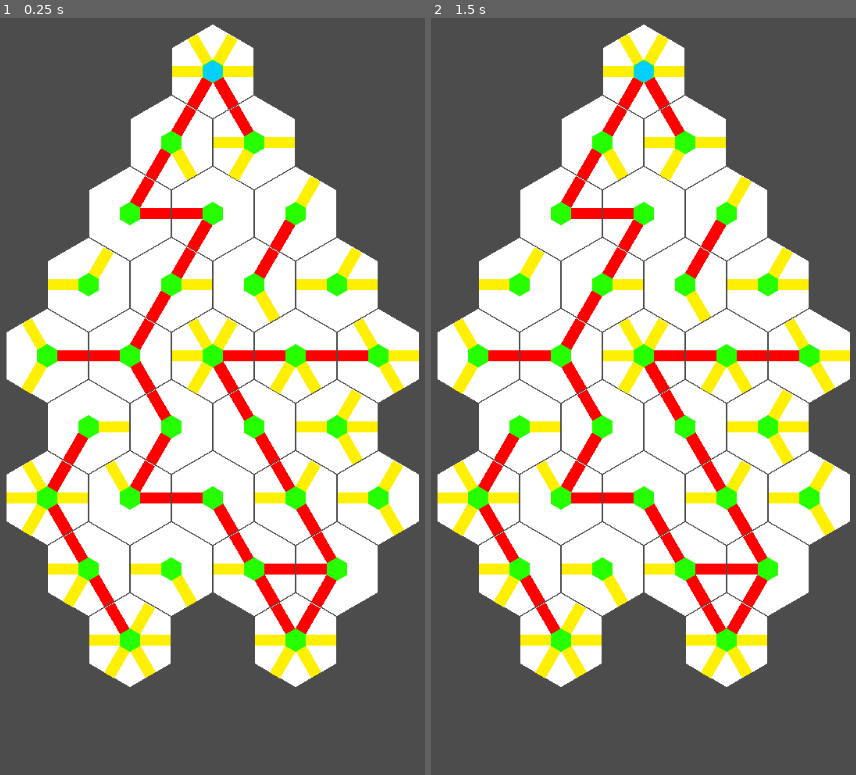
Above: before the commit, frames 1-2 (left to right).
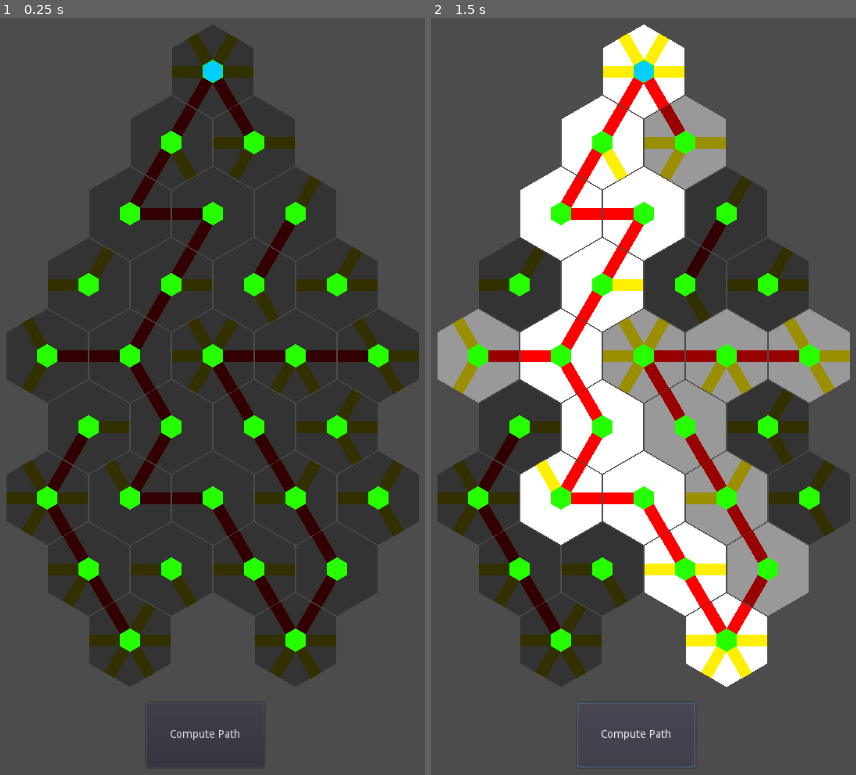
Above: after the commit, the same moments.

Repository: ollie-d/soul_weaver_LD53
Game: Godot game, scene res://Scenes/Levels/BaseLevel.tscn
Two runs of this game, one before a commit and one after it. Both use one fixed random seed, a clock stepped at 60 frames per second and the inputs below.
Inputs (mouse positions are in pixels of both pictures, inside the frame that each line leads up to):
- Up to frame 1 (0.25 s): no input
- Up to frame 2 (1.5 s): click (635, 737) at 0.5 s, where only the run after the commit has a clickable "Compute Path"; click (635, 737) at 1.25 s, where only the run after the commit has a clickable "Compute Path"

The runs differ from the first frame. In frame 1, 51% of the frame differs, in the area x 1-99%, y 0-96%; in frame 2, 33%.

Commit message:
AStar Added
AStar has been added. It seems to bug out at the very end of the path, not quite sure why that is.

Diff:
--- /dev/null
+++ b/Godot/Scenes/Globals/global_astar.gd
@@ -0,0 +1,14 @@
+extends Node
+
+
+onready var astar = AStar2D.new()
+var astar_dict = {}
+
+# Called when the node enters the scene tree for the first time.
+func _ready():
+	pass
+
+
+# Called every frame. 'delta' is the elapsed time since the previous frame.
+#func _process(delta):
+#	pass
--- a/Godot/Scenes/Levels/BaseLevel.tscn
+++ b/Godot/Scenes/Levels/BaseLevel.tscn
@@ -12,17 +12,22 @@
 
 [node name="Start" parent="Board" instance=ExtResource( 2 )]
 position = Vector2( 513, 117 )
+tile_type = "Start"
 
 [node name="R1_00" parent="Board" instance=ExtResource( 2 )]
 position = Vector2( 460, 208 )
 path_90 = false
 path_270 = false
 path_330 = false
+tile_type = "Neutral"
+layer = 1
 
 [node name="R1_01" parent="Board" instance=ExtResource( 2 )]
 position = Vector2( 566, 208 )
 path_30 = false
 path_150 = false
+tile_type = "Neutral"
+layer = 1
 
 [node name="R2_00" parent="Board" instance=ExtResource( 2 )]
 position = Vector2( 407, 299 )
@@ -30,6 +35,8 @@
 path_210 = false
 path_270 = false
 path_330 = false
+tile_type = "Neutral"
+layer = 2
 
 [node name="R2_01" parent="Board" instance=ExtResource( 2 )]
 position = Vector2( 513, 299 )
@@ -37,6 +44,9 @@
 path_90 = false
 path_150 = false
 path_330 = false
+tile_type = "Neutral"
+layer = 2
+astar_weight = 0.95
 
 [node name="R2_02" parent="Board" instance=ExtResource( 2 )]
 position = Vector2( 619, 299 )
@@ -44,6 +54,8 @@
 path_150 = false
 path_270 = false
 path_330 = false
+tile_type = "Neutral"
+layer = 2
 
 [node name="R3_00" parent="Board" instance=ExtResource( 2 )]
 position = Vector2( 354, 390 )
@@ -51,12 +63,17 @@
 path_150 = false
 path_210 = false
 path_330 = false
+tile_type = "Neutral"
+layer = 3
 
 [node name="R3_01" parent="Board" instance=ExtResource( 2 )]
 position = Vector2( 460, 390 )
 path_150 = false
 path_270 = false
 path_330 = false
+tile_type = "Neutral"
+layer = 3
+astar_weight = 0.95
 
 [node name="R3_02" parent="Board" instance=ExtResource( 2 )]
 position = Vector2( 566, 390 )
@@ -64,37 +81,55 @@
 path_210 = false
 path_270 = false
 path_330 = false
+tile_type = "Neutral"
+layer = 3
+astar_weight = 0.95
 
 [node name="R3_03" parent="Board" instance=ExtResource( 2 )]
 position = Vector2( 672, 390 )
 path_150 = false
 path_210 = false
 path_330 = false
+tile_type = "Neutral"
+layer = 3
 
 [node name="R4_00" parent="Board" instance=ExtResource( 2 )]
 position = Vector2( 301, 481 )
 path_30 = false
 path_150 = false
 path_270 = false
+tile_type = "Neutral"
+layer = 4
 
 [node name="R4_01" parent="Board" instance=ExtResource( 2 )]
 position = Vector2( 407, 481 )
 path_90 = false
 path_210 = false
 path_330 = false
+tile_type = "Neutral"
+layer = 4
+astar_weight = 0.99
 
 [node name="R4_02" parent="Board" instance=ExtResource( 2 )]
 position = Vector2( 513, 481 )
+tile_type = "Neutral"
+layer = 4
+astar_weight = 0.95
 
 [node name="R4_03" parent="Board" instance=ExtResource( 2 )]
 position = Vector2( 619, 481 )
 path_30 = false
 path_330 = false
+tile_type = "Neutral"
+layer = 4
+astar_weight = 0.99
 
 [node name="R4_04" parent="Board" instance=ExtResource( 2 )]
 position = Vector2( 725, 481 )
 path_30 = false
 path_210 = false
+tile_type = "Neutral"
+layer = 4
 
 [node name="R5_00" parent="Board" instance=ExtResource( 2 )]
 position = Vector2( 354, 572 )
@@ -102,6 +137,8 @@
 path_150 = false
 path_270 = false
 path_330 = false
+tile_type = "Neutral"
+layer = 5
 
 [node name="R5_01" parent="Board" instance=ExtResource( 2 )]
 position = Vector2( 460, 572 )
@@ -109,6 +146,9 @@
 path_90 = false
 path_150 = false
 path_270 = false
+tile_type = "Neutral"
+layer = 5
+astar_weight = 0.95
 
 [node name="R5_02" parent="Board" instance=ExtResource( 2 )]
 position = Vector2( 566, 572 )
@@ -116,20 +156,30 @@
 path_90 = false
 path_210 = false
 path_270 = false
+tile_type = "Neutral"
+layer = 5
+astar_weight = 0.95
 
 [node name="R5_03" parent="Board" instance=ExtResource( 2 )]
 position = Vector2( 672, 572 )
 path_210 = false
 path_330 = false
+tile_type = "Neutral"
+layer = 5
 
 [node name="R6_00" parent="Board" instance=ExtResource( 2 )]
 position = Vector2( 301, 663 )
+tile_type = "Neutral"
+layer = 6
 
 [node name="R6_01" parent="Board" instance=ExtResource( 2 )]
 position = Vector2( 407, 663 )
 path_150 = false
 path_210 = false
 path_270 = false
+tile_type = "Neutral"
+layer = 6
+astar_weight = 0.99
 
 [node name="R6_02" parent="Board" instance=ExtResource( 2 )]
 position = Vector2( 513, 663 )
@@ -137,22 +187,32 @@
 path_90 = false
 path_210 = false
 path_330 = false
+tile_type = "Neutral"
+layer = 6
+astar_weight = 0.95
 
 [node name="R6_03" parent="Board" instance=ExtResource( 2 )]
 position = Vector2( 619, 663 )
 path_90 = false
 path_210 = false
+tile_type = "Neutral"
+layer = 6
+astar_weight = 0.99
 
 [node name="R6_04" parent="Board" instance=ExtResource( 2 )]
 position = Vector2( 725, 663 )
 path_90 = false
 path_210 = false
 path_330 = false
+tile_type = "Neutral"
+layer = 6
 
 [node name="R7_00" parent="Board" instance=ExtResource( 2 )]
 position = Vector2( 354, 754 )
 path_30 = false
 path_90 = false
+tile_type = "Neutral"
+layer = 7
 
 [node name="R7_01" parent="Board" instance=ExtResource( 2 )]
 position = Vector2( 460, 754 )
@@ -160,24 +220,48 @@
 path_90 = false
 path_210 = false
 path_330 = false
+tile_type = "Neutral"
+layer = 7
+astar_weight = 0.95
 
 [node name="R7_02" parent="Board" instance=ExtResource( 2 )]
 position = Vector2( 566, 754 )
 path_30 = false
 path_210 = false
+tile_type = "Neutral"
+layer = 7
+astar_weight = 0.95
 
 [node name="R7_03" parent="Board" instance=ExtResource( 2 )]
 position = Vector2( 672, 754 )
 path_30 = false
 path_90 = false
 path_150 = false
+path_270 = false
+tile_type = "Neutral"
+layer = 7
 
 [node name="Enemy_Win" parent="Board" instance=ExtResource( 2 )]
 position = Vector2( 407, 845 )
+tile_type = "Enemy_End"
+layer = 8
+astar_weight = 0.0
 
 [node name="Player_Win" parent="Board" instance=ExtResource( 2 )]
 position = Vector2( 619, 845 )
+tile_type = "Player_End"
+layer = 8
+astar_weight = 0.0
 
 [node name="Soul" parent="Board" instance=ExtResource( 4 )]
 position = Vector2( 513, 117 )
 scale = Vector2( 0.4, 0.4 )
+
+[node name="Button" type="Button" parent="Board"]
+margin_left = 428.0
+margin_top = 925.0
+margin_right = 579.0
+margin_bottom = 1008.0
+text = "Compute Path"
+
+[connection signal="pressed" from="Board/Button" to="Board" method="_on_Button_pressed"]
--- /dev/null
+++ b/Godot/Scenes/Path.gd
@@ -0,0 +1,43 @@
+extends Node2D
+
+var state = "unconnected"
+var connected_color = Color(1, 0, 0)
+var unconnected_color = Color(1, 1, 1)
+var optimal_color = Color(1, 0, 1)
+
+var parent_hex_on := false
+
+signal turn_on
+
+# Called when the node enters the scene tree for the first time.
+func _ready():
+	state = "unconnected"
+
+
+# Called every frame. 'delta' is the elapsed time since the previous frame.
+func _physics_process(delta):
+	if state == "unconnected":
+		$Path.modulate = unconnected_color
+	elif state == "connected":
+		$Path.modulate = connected_color
+	elif state == "optimal":
+		$Path.modulate = optimal_color
+
+
+func propagate():
+	# Turn connected tiles on
+	parent_hex_on = true
+	for area in $Path/Area.get_overlapping_areas():
+		if "Path" in area.get_parent().get_name():
+			var path = area.get_parent().get_parent()
+			if not path.parent_hex_on:
+				var hex = path.get_parent()
+				# Connect hexes using AStar
+				var name0 = self.get_parent().get_parent().tile_name
+				var name1 = hex.get_parent().tile_name
+				global_astar.astar.connect_points(global_astar.astar_dict[name0],
+												  global_astar.astar_dict[name1], false)
+
+				for path_ in hex.get_children():
+					path_.propagate()
+	emit_signal("turn_on")
--- /dev/null
+++ b/Godot/Scenes/Path.tscn
@@ -0,0 +1,22 @@
+[gd_scene load_steps=3 format=2]
+
+[ext_resource path="res://Scenes/Path.gd" type="Script" id=1]
+
+[sub_resource type="CapsuleShape2D" id=1]
+radius = 6.4282
+height = 9.80384
+
+[node name="Path" type="Node2D"]
+script = ExtResource( 1 )
+
+[node name="Path" type="ColorRect" parent="."]
+margin_left = -8.0
+margin_top = -47.0
+margin_right = 7.0
+color = Color( 1, 0.937255, 0.00784314, 1 )
+
+[node name="Area" type="Area2D" parent="Path"]
+
+[node name="Collision" type="CollisionShape2D" parent="Path/Area"]
+position = Vector2( 7.9282, -2.26795 )
+shape = SubResource( 1 )
--- a/Godot/Scenes/PathFinder.gd
+++ b/Godot/Scenes/PathFinder.gd
@@ -14,7 +14,6 @@
 # var a = 2
 # var b = "text"
 
-
 # Called when the node enters the scene tree for the first time.
 func _ready():
 	$Soul.position = $Start.position
@@ -26,3 +25,46 @@
 
 func _physics_process(delta):
 	pass
+
+
+func _on_Button_pressed():
+	global_astar.astar = AStar2D.new()
+	global_astar.astar_dict = {}
+	# Turn off all hexes first and add points to astar
+	var i := 0
+	for child in self.get_children():
+		var id = child.get_name()
+		if ("_" in id) or ("Start" in id):
+			child.turn_off()
+			child.optimal_tile = false
+			global_astar.astar.add_point(i, child.position, child.astar_weight)
+			global_astar.astar_dict[id] = i # map id to name in a dict
+			child.tile_name = id # set tile name for connecting
+			i += 1
+
+	# Find tile where the soul is and highlihg it
+	var curr_tile = $Soul/Area.get_overlapping_areas()[0].get_parent().get_parent()
+	curr_tile.is_tile_on = true
+	#curr_tile.modulate = Color(0.5, 0.3, 0.1)
+
+	# Determine which tiles are "on" versus "off" by checking path connections
+	# Note that global_astar is used to add and connect points here
+	for path in curr_tile.get_child(0).get_children():
+		if path.state == "connected":
+			path.propagate()
+
+	# Get best AStar path
+	var _path = global_astar.astar.get_id_path(global_astar.astar_dict[curr_tile.tile_name], global_astar.astar_dict["Player_Win"])
+
+	# Store tile names in a path list
+	var path = []
+	for _i in _path:
+		path.append(_i)
+
+	for item in global_astar.astar_dict.keys():
+		if global_astar.astar_dict[item] in path:
+			print(item)
+			print(global_astar.astar.get_point_weight_scale(global_astar.astar_dict[item]))
+			self.get_node(item).optimal_tile = true
+
+	pass # Replace with function body.
--- a/Godot/Scenes/Tile.gd
+++ b/Godot/Scenes/Tile.gd
@@ -8,25 +8,53 @@
 export var path_270 := true setget disable_enable_270
 export var path_330 := true setget disable_enable_330
 
+export(String, "Neutral", "Player", "Enemy", "Start", "Enemy_End", "Player_End") var tile_type = "Neutral" setget change_tile_type
 
-# Declare member variables here. Examples:
-# var a = 2
-# var b = "text"
+export(int, "0", "1", "2", "3", "4", "5", "6", "7", "8") var layer = 0 setget change_layer
 
+export var astar_weight := 1.0 setget set_astar_weight
+
+var is_connected := false # if any paths connect to hexes this is set to true
+var is_tile_on := false
+var tile_name = ""
+var optimal_tile := false
 
 # Called when the node enters the scene tree for the first time.
 func _ready():
-	pass # Replace with function body.
+	pass
+
+
+func set_astar_weight(weight):
+	astar_weight = weight
+
+
+func change_layer(layer_):
+	layer = layer_
+
+
+func change_tile_type(type):
+	tile_type = type
 
 
 # Called every frame. 'delta' is the elapsed time since the previous frame.
-func _physics_process(delta):
+func _physics_process(delt1a):
+	if optimal_tile:
+		$Hex.modulate = Color(1, 1, 1)
+	else:
+		if is_tile_on:
+			$Hex.modulate = Color(0.6, 0.6, 0.6)
+		else:
+			$Hex.modulate = Color(0.2, 0.2, 0.2)
 	for path in $Hex.get_children():
-		for area in path.get_child(0).get_overlapping_areas():
+		for area in path.get_child(0).get_child(0).get_overlapping_areas():
 			if "Path" in str(area.get_parent()):
-				path.modulate = Color(1, 0, 0)
+				is_connected = true
+				if path.state != "optimal":
+					path.state = "connected"
 			else:
-				path.modulate = Color(1, 1, 1)
+				path.state = "unconnected"
+				is_connected = false
+
 
 func disable_enable(angle, b):
 	var path = ("Hex/Path_%s")
@@ -37,7 +65,7 @@
 		node.set_process(true)
 		node.set_physics_process(true)
 		node.set_process_input(true)
-		node.get_child(0).get_child(0).disabled = false
+		node.get_child(0).get_child(0).get_child(0).disabled = false
 		node.get_child(0).set_process(true)
 		node.get_child(0).set_physics_process(true)
 		node.get_child(0).set_process_input(true)
@@ -46,7 +74,7 @@
 		node.set_process(false)
 		node.set_physics_process(false)
 		node.set_process_input(false)
-		node.get_child(0).get_child(0).disabled = true
+		node.get_child(0).get_child(0).get_child(0).disabled = true
 		node.get_child(0).set_process(false)
 		node.get_child(0).set_physics_process(false)
 		node.get_child(0).set_process_input(false)
@@ -75,3 +103,15 @@
 func disable_enable_330(b):
 	path_330 = b
 	disable_enable(330, b)
+
+
+func turn_on():
+	is_tile_on = true
+	for child in $Hex.get_children():
+		child.parent_hex_on = true
+
+
+func turn_off():
+	is_tile_on = false
+	for child in $Hex.get_children():
+		child.parent_hex_on = false
--- a/Godot/Scenes/Tile.tscn
+++ b/Godot/Scenes/Tile.tscn
@@ -2,103 +2,42 @@
 
 [ext_resource path="res://Assets/Sprites/base_hex.png" type="Texture" id=1]
 [ext_resource path="res://Scenes/Tile.gd" type="Script" id=2]
-
-[sub_resource type="CapsuleShape2D" id=1]
-radius = 6.4282
-height = 9.80384
+[ext_resource path="res://Scenes/Path.tscn" type="PackedScene" id=3]
 
 [sub_resource type="CircleShape2D" id=2]
 radius = 77.2714
 
 [node name="Tile" type="Node2D"]
 script = ExtResource( 2 )
+tile_type = ""
 
 [node name="Hex" type="Sprite" parent="."]
+modulate = Color( 0.2, 0.2, 0.2, 1 )
 texture = ExtResource( 1 )
 
-[node name="Path_30" type="ColorRect" parent="Hex"]
-margin_left = 19.0
-margin_top = -48.0
-margin_right = 34.0
-margin_bottom = -1.0
-rect_rotation = 30.0
-color = Color( 1, 0.937255, 0.00784314, 1 )
+[node name="Path_30" parent="Hex" instance=ExtResource( 3 )]
+position = Vector2( 3, -4 )
+rotation = 0.523599
 
-[node name="Area" type="Area2D" parent="Hex/Path_30"]
+[node name="Path_90" parent="Hex" instance=ExtResource( 3 )]
+position = Vector2( 5, 1 )
+rotation = 1.5708
 
-[node name="Collision" type="CollisionShape2D" parent="Hex/Path_30/Area"]
-position = Vector2( 7.9282, -2.26795 )
-shape = SubResource( 1 )
+[node name="Path_150" parent="Hex" instance=ExtResource( 3 )]
+position = Vector2( 2, 5 )
+rotation = 2.61799
 
-[node name="Path_90" type="ColorRect" parent="Hex"]
-margin_left = 52.0
-margin_top = -7.0
-margin_right = 66.0
-margin_bottom = 40.0
-rect_rotation = 90.0
-color = Color( 1, 0.937255, 0.00784314, 1 )
+[node name="Path_210" parent="Hex" instance=ExtResource( 3 )]
+position = Vector2( -3, 4 )
+rotation = 3.66519
 
-[node name="Area" type="Area2D" parent="Hex/Path_90"]
+[node name="Path_270" parent="Hex" instance=ExtResource( 3 )]
+position = Vector2( -5, 0 )
+rotation = 4.71239
 
-[node name="Collision" type="CollisionShape2D" parent="Hex/Path_90/Area"]
-position = Vector2( 7, -1 )
-shape = SubResource( 1 )
-
-[node name="Path_150" type="ColorRect" parent="Hex"]
-margin_left = 33.0
-margin_top = 41.0
-margin_right = 48.0
-margin_bottom = 88.0
-rect_rotation = 150.0
-color = Color( 1, 0.937255, 0.00784314, 1 )
-
-[node name="Area" type="Area2D" parent="Hex/Path_150"]
-
-[node name="Collision" type="CollisionShape2D" parent="Hex/Path_150/Area"]
-position = Vector2( 7.19615, -0.464103 )
-shape = SubResource( 1 )
-
-[node name="Path_210" type="ColorRect" parent="Hex"]
-margin_left = -20.0
-margin_top = 49.0
-margin_right = -5.0
-margin_bottom = 96.0
-rect_rotation = 210.0
-color = Color( 1, 0.937255, 0.00784314, 1 )
-
-[node name="Area" type="Area2D" parent="Hex/Path_210"]
-
-[node name="Collision" type="CollisionShape2D" parent="Hex/Path_210/Area"]
-position = Vector2( 7.9282, -2.26796 )
-shape = SubResource( 1 )
-
-[node name="Path_270" type="ColorRect" parent="Hex"]
-margin_left = -52.0
-margin_top = 7.0
-margin_right = -38.0
-margin_bottom = 54.0
-rect_rotation = 270.0
-color = Color( 1, 0.937255, 0.00784314, 1 )
-
-[node name="Area" type="Area2D" parent="Hex/Path_270"]
-
-[node name="Collision" type="CollisionShape2D" parent="Hex/Path_270/Area"]
-position = Vector2( 7, -3 )
-shape = SubResource( 1 )
-
-[node name="Path_330" type="ColorRect" parent="Hex"]
-margin_left = -32.0
-margin_top = -41.0
-margin_right = -18.0
-margin_bottom = 6.0
-rect_rotation = 330.0
-color = Color( 1, 0.937255, 0.00784314, 1 )
-
-[node name="Area" type="Area2D" parent="Hex/Path_330"]
-
-[node name="Collision" type="CollisionShape2D" parent="Hex/Path_330/Area"]
-position = Vector2( 7.19615, -0.4641 )
-shape = SubResource( 1 )
+[node name="Path_330" parent="Hex" instance=ExtResource( 3 )]
+position = Vector2( -2, -5 )
+rotation = 5.75959
 
 [node name="InnerHex" type="Sprite" parent="."]
 modulate = Color( 0.14902, 1, 0, 1 )
@@ -111,4 +50,9 @@
 position = Vector2( 2.73205, 0.732052 )
 shape = SubResource( 2 )
 
-[connection signal="body_entered" from="Hex/Path_30/Area" to="." method="_area_30_enter"]
+[connection signal="turn_on" from="Hex/Path_30" to="." method="turn_on"]
+[connection signal="turn_on" from="Hex/Path_90" to="." method="turn_on"]
+[connection signal="turn_on" from="Hex/Path_150" to="." method="turn_on"]
+[connection signal="turn_on" from="Hex/Path_210" to="." method="turn_on"]
+[connection signal="turn_on" from="Hex/Path_270" to="." method="turn_on"]
+[connection signal="turn_on" from="Hex/Path_330" to="." method="turn_on"]
--- a/Godot/project.godot
+++ b/Godot/project.godot
@@ -13,6 +13,10 @@
 config/name="Soul Weaver"
 run/main_scene="res://Scenes/Levels/BaseLevel.tscn"
 config/icon="res://icon.png"
+
+[autoload]
+
+global_astar="*res://Scenes/Globals/global_astar.gd"
 
 [display]
 
